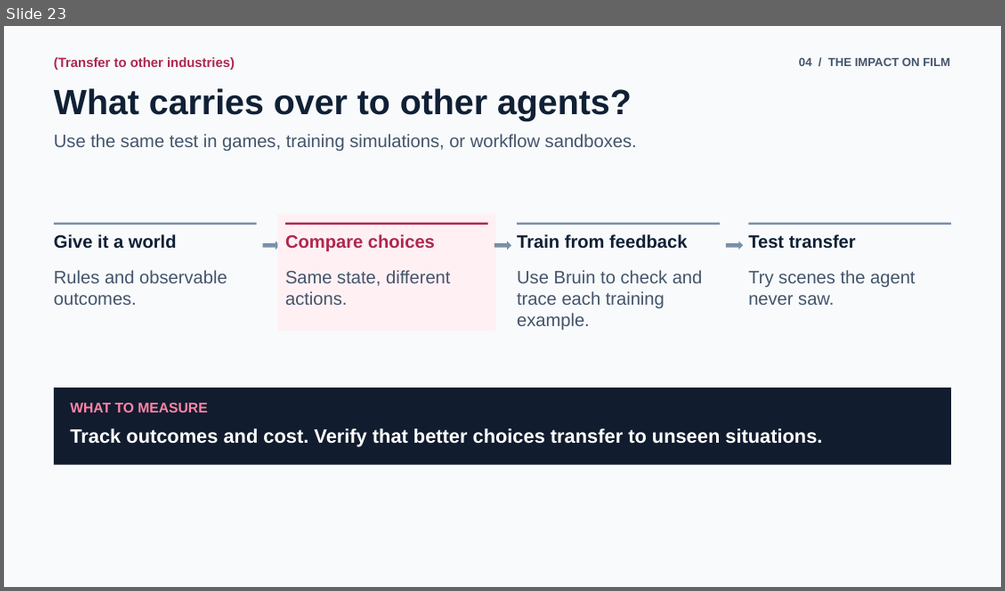
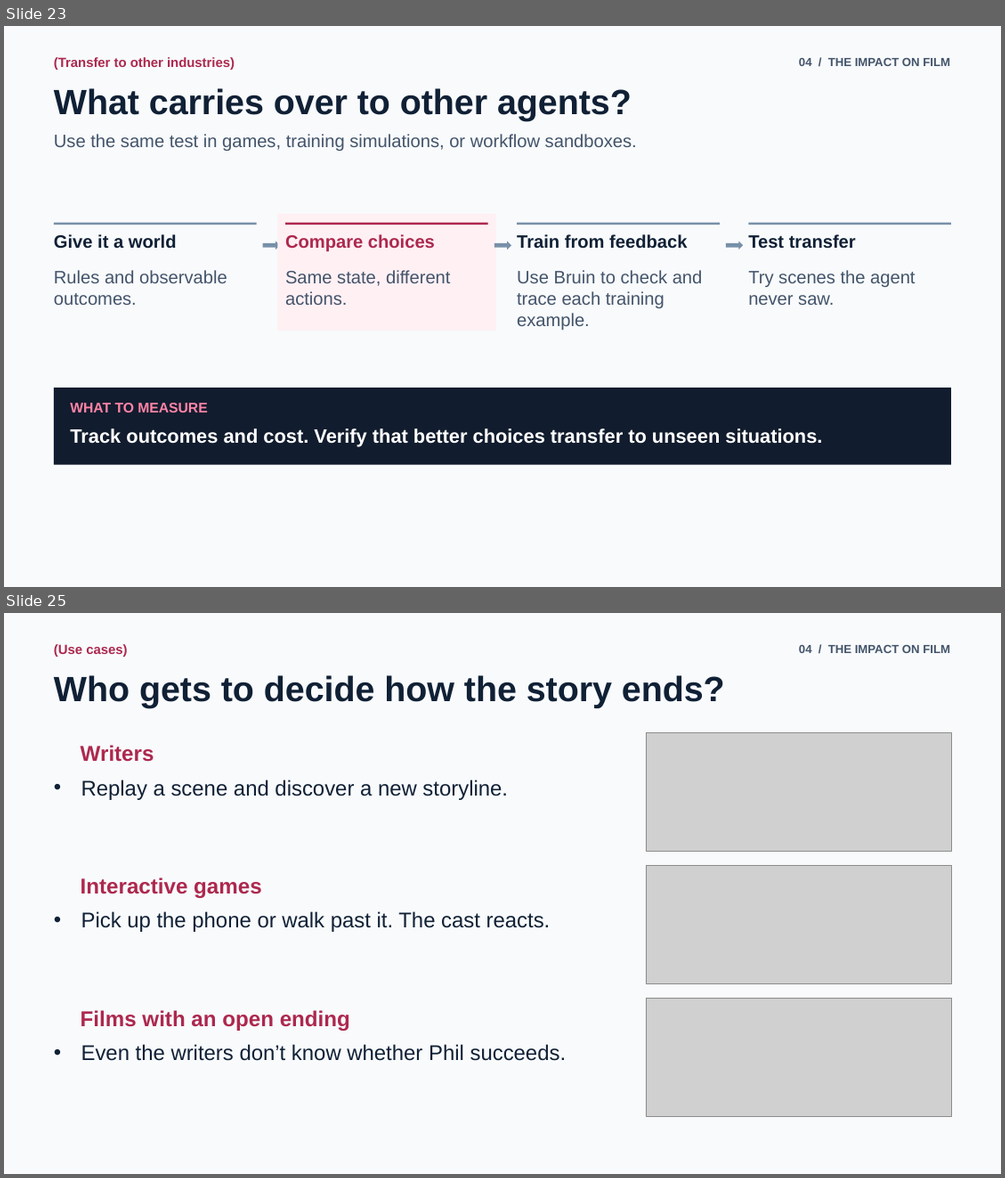
Before and after one commit to PeemCS/Agents_trapped_in_a_time_loop, a slide deck: showcase/presentation/Loopday-Talk-Deck.pptx. Shown one above the other, each under a label of ours: slide 23 before the commit, slides 23 and 25 after it; the slides between them are not shown. The pictures are 1005x591 and 1005x1178 pixels, drawn with LibreOffice and Linux fonts; fonts in the diff are those of the drawing; grey boxes stand for pictures. Boxes give left, top, right and bottom in pixels: in the first picture for what was removed or moved away, otherwise in the second. Text is boxed around its words. In the diff, an @@ line names an element or a change of style, - is before the commit and + after.

Commit message:
Add time-loop story excerpts and creative use cases to the talk deck

```diff
--- a/showcase/presentation/Loopday-Talk-Deck.pptx
+++ b/showcase/presentation/Loopday-Talk-Deck.pptx
@@ slide 25 added at (4,613,1001,1174), background #F8FAFC @@
@@ text added at (54,644,127,657), 12.8 pt, text #AD284E, bold @@
+(Use cases)
@@ text added at (799,645,950,653), 11.2 pt, text #43546A, bold @@
+04 / THE IMPACT ON FILM
@@ text added at (54,675,725,708), 33.8 pt, text #102035, bold @@
+Who gets to decide how the story ends?
@@ text added at (81,745,154,762), 20.8 pt, text #AD284E, bold @@
+Writers
@@ picture added at (646,732,951,851) @@
@@ text added at (81,779,508,800), 20.5 pt, text #102035 @@
+• Replay a scene and discover a new storyline.
@@ text added at (81,877,262,898), 20.8 pt, text #AD284E, bold @@
+Interactive games
@@ picture added at (646,866,951,984) @@
@@ text added at (81,911,550,932), 20.5 pt, text #102035 @@
+• Pick up the phone or walk past it. The cast reacts.
@@ text added at (81,1010,350,1030), 20.8 pt, text #AD284E, bold @@
+Films with an open ending
@@ picture added at (646,998,951,1116) @@
@@ text added at (81,1044,566,1061), 20.5 pt, text #102035 @@
+• Even the writers don’t know whether Phil succeeds.
```
Also in this commit, not shown: 1 other slide added, 1 other file.
